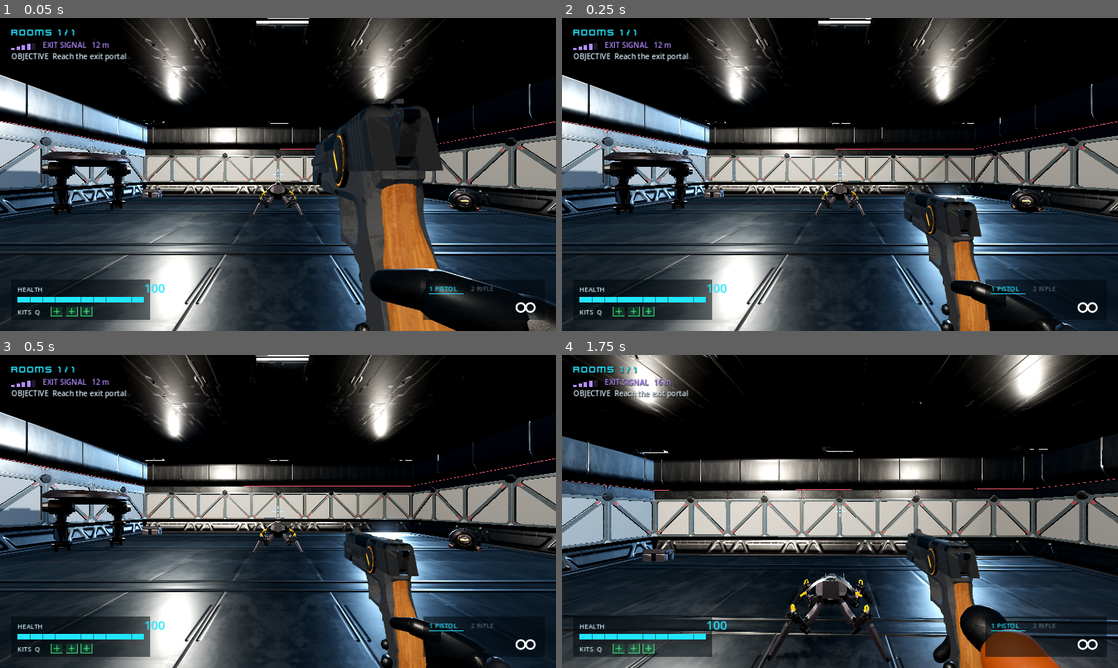
Above: before the commit, frames 1-4 (two rows, left to right).
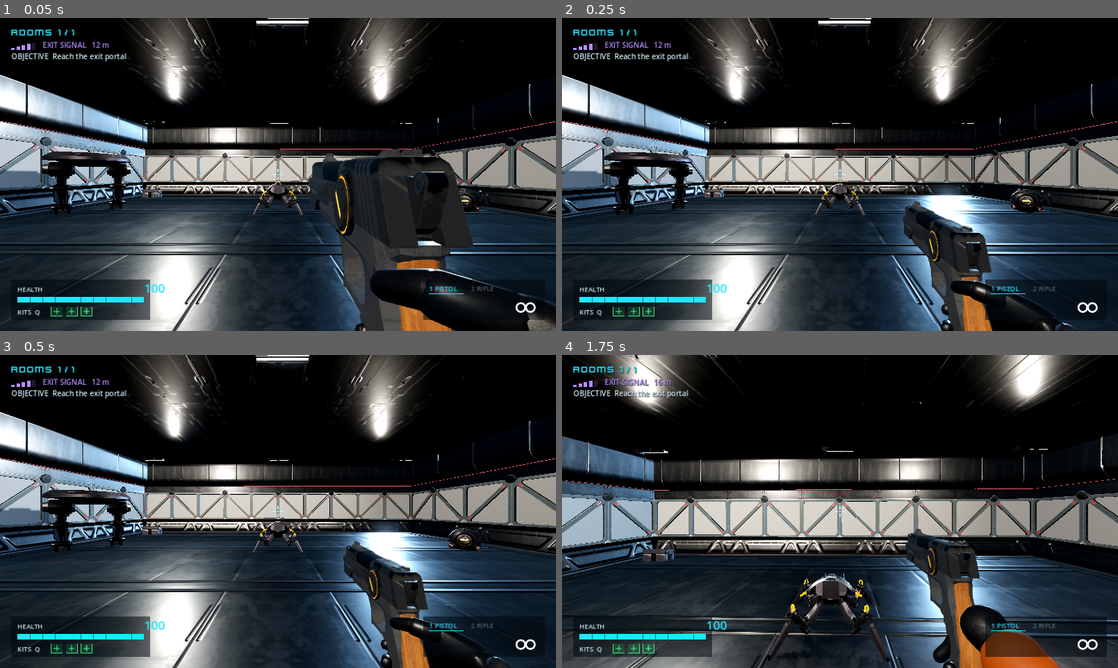
Above: after the commit, the same moments.

Repository: willsertorio/godot-blender
Game: Godot game, scene res://scenes/main.tscn
The game is run twice, just before and just after one commit, with the same random seed, the same clock (stepped at 60 frames per second) and the same inputs.
Inputs (mouse positions are in pixels of both pictures, inside the frame that each line leads up to):
- Up to frame 1 (0.05 s): no input
- Up to frame 2 (0.25 s): no input
- Up to frame 3 (0.5 s): no input
- Up to frame 4 (1.75 s): move the mouse to (867, 511) at 0.52 s; hold Right mouse button (aim) 0.53-1.28 s; hold W (move_forward) from 0.53 s (still down); click (867, 511) at 0.67 s; tap Space (jump) at 0.77, 1.52 s; move the mouse to (812, 511) at 1.27 s; tap H (arm_style) at 1.35 s

The runs differ from the first frame. In frame 1, 9.0% of the frame differs, in the area x 55-86%, y 25-100%; in frame 2, 2.9%; in frame 3, 2.7%; in frame 4, nothing differs.

Commit message:
Hand model: the gun mesh moves to where it was placed in blender/hands_<gun>.blend
read_rigid_hand_poses.py also stores the Gun collection body transform (pistol 2.6 cm back, 3.3 cm down,
~2 deg; rifle 2.4 cm back, 5.1 cm down, scale 0.93); pose_rigid_hand.py exports it as a GunBody empty
in rigid_<gun>.glb, and WeaponHolder applies it to the gun mesh + Muzzle while the hand-model style is shown
(the other styles keep the original gun placement they were built around).

Co-Authored-By: Claude Opus 5.5 <noreply@anthropic.com>
Claude-Session: https://claude.ai/code/session_01BG5f1AbuPAYmNmnndZXrxf

Diff:
--- a/blender/source/rigid_hand_poses.json
+++ b/blender/source/rigid_hand_poses.json
@@ -222,6 +222,24 @@
      -0.402777
     ]
    }
+  },
+  "GunBody": {
+   "loc": [
+    -0.001659,
+    -0.026162,
+    -0.033079
+   ],
+   "rot": [
+    0.999835,
+    0.014959,
+    -0.003352,
+    0.009756
+   ],
+   "scale": [
+    1.0,
+    1.0,
+    1.0
+   ]
   }
  },
  "rifle": {
@@ -670,6 +688,24 @@
      -0.065433
     ]
    }
+  },
+  "GunBody": {
+   "loc": [
+    0.00708,
+    -0.023935,
+    -0.051449
+   ],
+   "rot": [
+    1.0,
+    0.0,
+    0.0,
+    0.0
+   ],
+   "scale": [
+    0.927528,
+    0.927528,
+    0.927528
+   ]
   }
  }
 }
--- a/scripts/weapon_holder.gd
+++ b/scripts/weapon_holder.gd
@@ -298,7 +298,31 @@
 		model.add_child(a)
 		a.position = spec[2]
 		MaterialLib.rebind_tree(a)
+		# The hand-model file may carry a "GunBody" empty: where the gun mesh sits for those hands
+		# (moved / turned / scaled in blender/hands_<gun>.blend), in the gun model's frame.
+		var gb := a.find_child("GunBody", true, false) as Node3D
+		if spec[0] == "model" and gb:
+			model.set_meta("model_body", _rel(gb, model))
 	_apply_arm_mode(model)
+
+
+static func _under_arms(n: Node, root: Node) -> bool:
+	var p := n.get_parent()
+	while p != null and p != root:
+		if String(p.name).begins_with("Arms_"):
+			return true
+		p = p.get_parent()
+	return false
+
+
+## Transform of `n` relative to its ancestor `root`.
+static func _rel(n: Node3D, root: Node) -> Transform3D:
+	var t := n.transform
+	var p := n.get_parent()
+	while p != root and p is Node3D:
+		t = (p as Node3D).transform * t
+		p = p.get_parent()
+	return t
 
 
 func _apply_arm_mode(model: Node3D) -> void:
@@ -306,6 +330,18 @@
 		var n := model.get_node_or_null("Arms_" + m) as Node3D
 		if n:
 			n.visible = m == arm_mode
+	# Gun mesh + Muzzle follow the hand model's GunBody offset only while that style is shown.
+	var off: Transform3D = model.get_meta("model_body", Transform3D()) if arm_mode == "model" else Transform3D()
+	var targets: Array = model.find_children("*Body", "MeshInstance3D", true, false)
+	targets.append_array(model.find_children("Muzzle", "", true, false))
+	for n in targets:
+		if not (n is Node3D) or _under_arms(n, model):
+			continue
+		var nd := n as Node3D
+		if not nd.has_meta("rest"):
+			nd.set_meta("rest", nd.transform)
+		var parent_t := _rel(nd.get_parent() as Node3D, model) if nd.get_parent() != model else Transform3D()
+		nd.transform = parent_t.affine_inverse() * off * parent_t * (nd.get_meta("rest") as Transform3D)
 
 
 func cycle_arm_mode() -> void:
Binary file changed: assets/models/rigid_pistol.glb
Binary file changed: assets/models/rigid_rifle.glb
